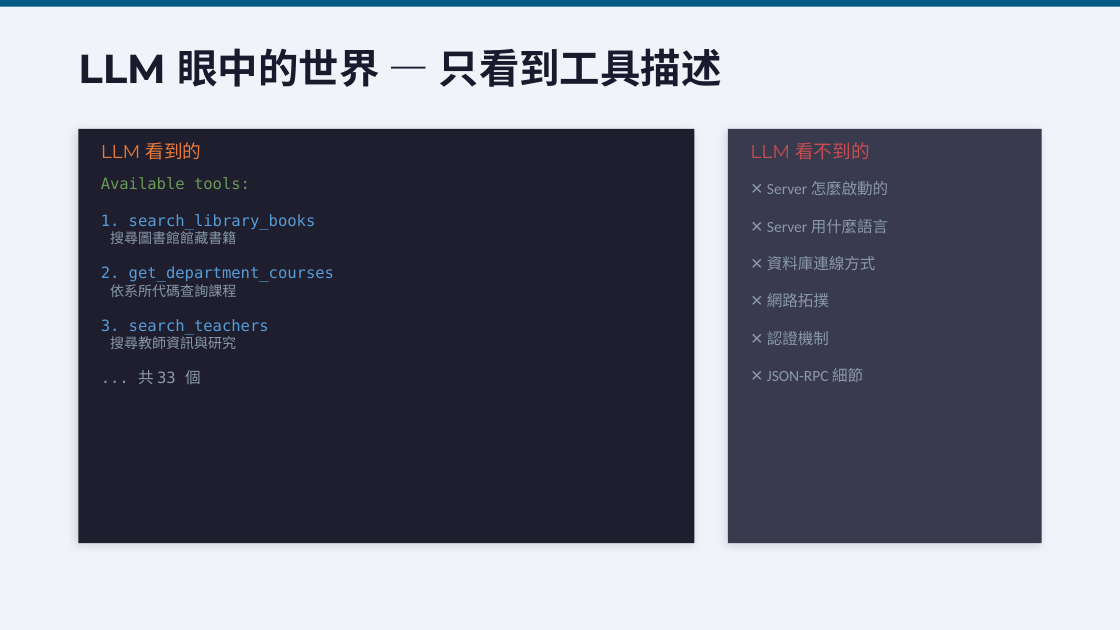
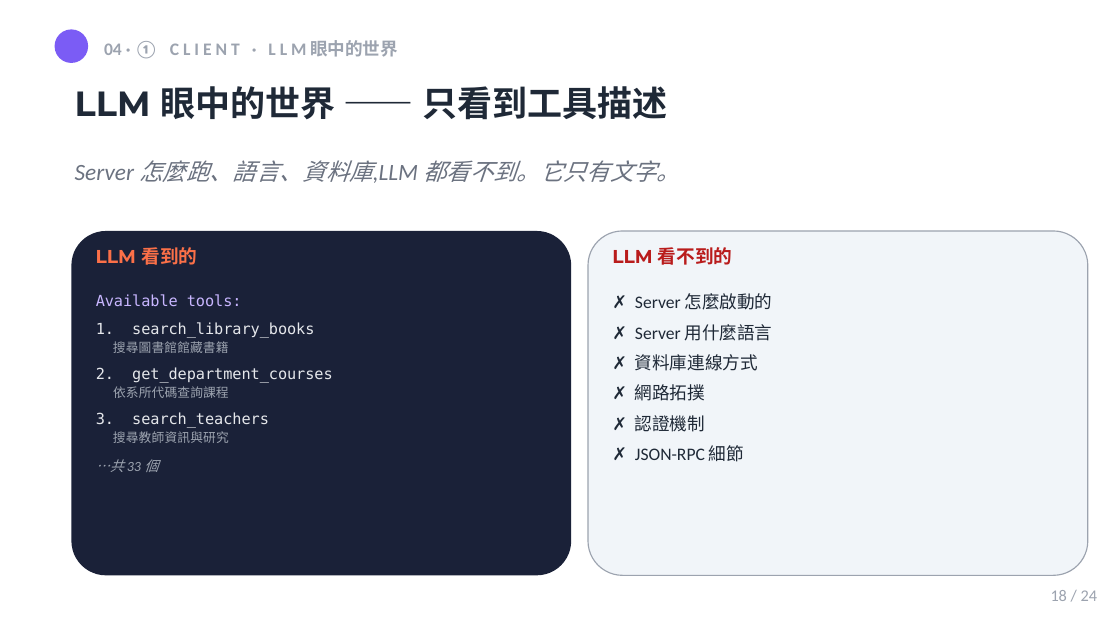
Before and after one commit to mjib007/nchu-mcp-workshop-2026, a slide deck: slide 18 of 02-how-mcp-works.pptx (slide 22 before the commit). Drawn at 1120x630 pixels with LibreOffice and Linux fonts; fonts in the diff are those of the drawing. Boxes give left, top, right and bottom in pixels: in the first picture for what was removed or moved away, otherwise in the second. Text is boxed around its words. In the diff, an @@ line names an element or a change of style, - is before the commit and + after.

```diff
--- a/02-how-mcp-works.pptx
+++ b/02-how-mcp-works.pptx
@@ background #F0F4FA to #FFFFFF @@
@@ rectangle resized from (x1=0, y1=0, x2=1120, y2=7) to (x1=0, y1=0, x2=1120, y2=629) @@
@@ rectangle at (x1=0, y1=0, x2=1120, y2=629): fill #065A82 to #FFFFFF; shadow on @@
@@ ellipse added at (x1=55, y1=29, x2=88, y2=63), fill #7B5CF5 @@
@@ text added at (x1=104, y1=40, x2=398, y2=58), 11.2 pt, text #9CA3AF, bold @@
+04 · ① C L I E N T · L L M 眼中的世界
@@ text at (x1=75, y1=86, x2=667, y2=120): text changed; size 26 to 22.5 pt; text colour #1A1A2E to #1F2937 @@
-LLM 眼中的世界 — 只看到工具描述
+LLM 眼中的世界 —— 只看到工具描述
@@ rectangle removed at (x1=78, y1=129, x2=694, y2=543) @@
@@ rectangle removed at (x1=728, y1=129, x2=1042, y2=543) @@
@@ text added at (x1=75, y1=160, x2=680, y2=183), 15 pt, text #6B7280, italic @@
+Server 怎麼跑、語言、資料庫,LLM 都看不到。它只有文字。
@@ rounded rectangle added at (x1=72, y1=231, x2=571, y2=575), fill #1A2138 @@
@@ rounded rectangle added at (x1=588, y1=231, x2=1088, y2=575), fill #F1F5F9, outline #9CA3AF 0.75 pt @@
@@ text at (x1=96, y1=247, x2=197, y2=265): text changed; text colour #C44E52 to #FB7048; bold on @@
-LLM 看不到的
+LLM 看到的
@@ vertical alignment middle to top in 3 elements at (x1=96, y1=247, x2=197, y2=265), (x1=75, y1=86, x2=667, y2=120), (x1=612, y1=247, x2=733, y2=265) @@
@@ text at (x1=612, y1=247, x2=733, y2=265): text changed; text colour #E8793A to #B91C1C; bold on @@
-LLM 看到的
+LLM 看不到的
@@ text at (x1=96, y1=294, x2=314, y2=472): text changed; size 10 to 9.8 pt; text colour #569CD6 to #E5E7EB @@
-Available tools:
-1. search_library_books
-搜尋圖書館館藏書籍
-2. get_department_courses
-依系所代碼查詢課程
-3. search_teachers
-搜尋教師資訊與研究
-... 共 33 個
+Available tools:
+1. search_library_books
+搜尋圖書館館藏書籍
+2. get_department_courses
+依系所代碼查詢課程
+3. search_teachers
+搜尋教師資訊與研究
+…共 33 個
@@ text at (x1=635, y1=293, x2=773, y2=462): text changed; size 10 to 11.2 pt; text colour #8899AA to #1F2937 @@
-✕ Server 怎麼啟動的
-✕ Server 用什麼語言
-✕ 資料庫連線方式
-✕ 網路拓撲
-✕ 認證機制
-✕ JSON-RPC 細節
+✗ Server 怎麼啟動的
+✗ Server 用什麼語言
+✗ 資料庫連線方式
+✗ 網路拓撲
+✗ 認證機制
+✗ JSON-RPC 細節
@@ text added at (x1=1051, y1=590, x2=1097, y2=601), 10.5 pt, text #9CA3AF @@
+18 / 24
```
Also in this commit, not shown: 20 other slides changed, 1 slide added, 9 slides removed, 21 other files.
